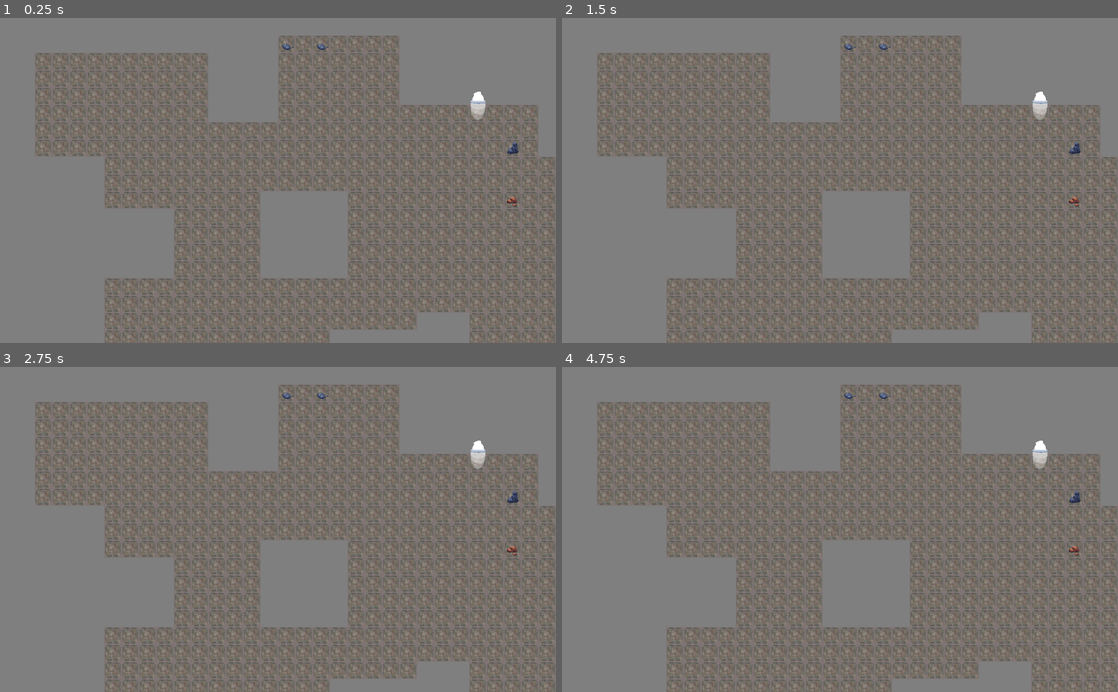
Above: before the commit, frames 1-4 (two rows, left to right).
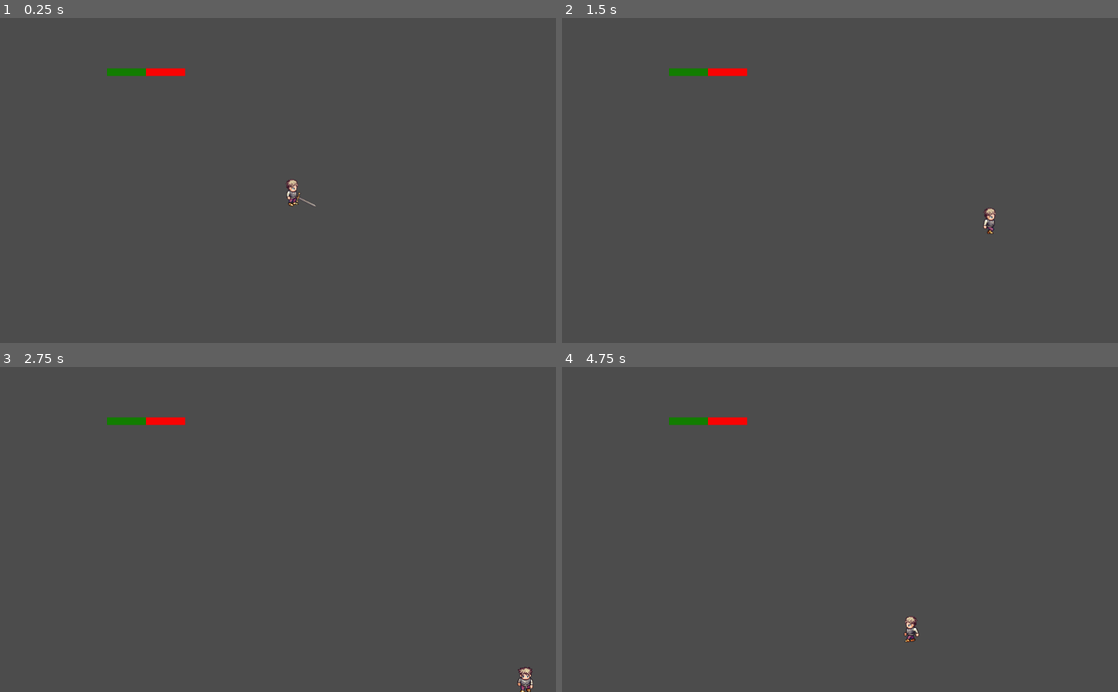
Above: after the commit, the same moments.

Repository: MLaurentys/GGJ2020
Game: Godot game, scene res://Tests/PlayerTest.tscn
The game is run twice, just before and just after one commit, with the same random seed, the same clock (stepped at 60 frames per second) and the same inputs. Before the commit the project starts from res://Game.tscn.
Inputs (mouse positions are in pixels of both pictures, inside the frame that each line leads up to):
- Up to frame 1 (0.25 s): no input
- Up to frame 2 (1.5 s): tap Enter at 0.5 s; move the mouse to (962, 164) at 0.52 s; hold Right (ui_right) 0.53-1.28 s; tap Space (ui_select) at 0.6, 0.77, 1.07, 1.35 s; click (962, 164) at 0.67 s; move the mouse to (728, 196) at 1.27 s; hold Down (ui_down) from 1.28 s (still down)
- Up to frame 3 (2.75 s): tap Space (ui_select) at 1.52, 1.82, 2.1 s; move the mouse to (333, 458) at 2.02 s; release Down (ui_down) at 2.03 s; hold Right (ui_right) from 2.03 s (still down)
- Up to frame 4 (4.75 s): tap Space (ui_select) at 2.75, 2.85, 3.02, 3.32, 3.6, 3.77, 4.07, 4.25, 4.35, 4.52 s; move the mouse to (812, 594) at 2.77 s; release Right (ui_right) at 2.78 s; hold Up (ui_up) 2.78-3.53 s; click (812, 594) at 2.92 s; tap Enter at 3.5 s; move the mouse to (1006, 578) at 3.52 s; hold Left (ui_left) from 3.53 s (still down); move the mouse to (673, 480) at 4.27 s

The runs differ from the first frame. In frame 1, 96% of the frame differs, in the area x 0-100%, y 0-100%; in frame 2, 96%; in frame 3, 96%; in frame 4, 96%.

Commit message:
implemented animations

Diff:
--- a/project/Characters/Player/Player.gd
+++ b/project/Characters/Player/Player.gd
@@ -38,21 +38,31 @@
 #    emit_signal("player_died")
 		get_tree().paused = true
 
-#Handle Attack input
+#Handle Input
 func _input(event: InputEvent) -> void:
 	if event is InputEventMouseButton:
 		if event.pressed and not dashing:
 	#      emit_signal("player_attack")
 			attacking = true
 			direction = Vector2(0, 0)
-
 			var damage_box = DAMAGE_BOX_SCN.instance()
 			damage_box.init(self)
 			var attack_angle = get_closest_cardinal_angle(self.look_angle)
+			print(attack_angle)
 			var attack_offset = Vector2(50,0).rotated(attack_angle)
 			damage_box.position = self.position + $AttackOrigin.position + attack_offset
 			get_parent().add_child(damage_box)
-#			$Sprite.strike(attack_offset)
+			if (attack_angle > 1.0):
+				if (attack_angle > 2.0):
+					$Sprite/AnimationPlayer.current_animation = "Attack_Left"
+				else:
+					$Sprite/AnimationPlayer.current_animation = "Attack_Downward"
+			else:
+				if (attack_angle < -0.5):
+					$Sprite/AnimationPlayer.current_animation = "Attack_Upward"
+				else:
+					$Sprite/AnimationPlayer.current_animation = "Attack_Right"
+			$Sprite/AnimationPlayer.play()
 
 func get_closest_cardinal_angle(angle):
 	if angle >= -PI/4 and angle <= PI/4:
@@ -63,6 +73,7 @@
 		return PI
 	elif angle >= -3*PI/4 and angle <= -PI/4:
 		return -PI/2
+
 
 #func receive_damage(damage: int, vector: Vector2, attack_phase: int = 0):
 #  if damage > 0 and !self.is_invulnerable:
@@ -93,31 +104,41 @@
 	if Input.is_action_just_pressed("ui_select") and not attacking and can_dash:
 		if Input.is_action_pressed("ui_up") and !Input.is_action_pressed("ui_left") and !Input.is_action_pressed("ui_right"):
 			dash_direction = Vector2(0,-1)
+			$Sprite/AnimationPlayer.current_animation = "Dash_Upward"
 			setup_dash()
 		elif Input.is_action_pressed("ui_up") and Input.is_action_pressed("ui_left") and !Input.is_action_pressed("ui_right"):
 			dash_direction = Vector2(-1,-1)
+			$Sprite/AnimationPlayer.current_animation = "Dash_Left"
 			setup_dash()
 		elif !Input.is_action_pressed("ui_up") and Input.is_action_pressed("ui_left") and !Input.is_action_pressed("ui_down"):
 			dash_direction = Vector2(-1,0)
+			$Sprite/AnimationPlayer.current_animation = "Dash_Left"
 			setup_dash()
 		elif Input.is_action_pressed("ui_left") and Input.is_action_pressed("ui_down") and !Input.is_action_pressed("ui_right"):
 			dash_direction = Vector2(-1,1)
+			$Sprite/AnimationPlayer.current_animation = "Dash_Left"
 			setup_dash()
 		elif !Input.is_action_pressed("ui_left") and Input.is_action_pressed("ui_down") and !Input.is_action_pressed("ui_right"):
 			dash_direction = Vector2(0,1)
+			$Sprite/AnimationPlayer.current_animation = "Dash_Downward"
 			setup_dash()
 		elif !Input.is_action_pressed("ui_left") and Input.is_action_pressed("ui_down") and Input.is_action_pressed("ui_right"):
 			dash_direction = Vector2(1,1)
+			$Sprite/AnimationPlayer.current_animation = "Dash_Right"
 			setup_dash()
 		elif Input.is_action_pressed("ui_right") and !Input.is_action_pressed("ui_down") and !Input.is_action_pressed("ui_up"):
 			dash_direction = Vector2(1,0)
+			$Sprite/AnimationPlayer.current_animation = "Dash_Right"
 			setup_dash()
 		elif !Input.is_action_pressed("ui_left") and Input.is_action_pressed("ui_up") and Input.is_action_pressed("ui_right"):
 			dash_direction = Vector2(1,-1)
+			$Sprite/AnimationPlayer.current_animation = "Dash_Right"
 			setup_dash()
 		else:
 			dash_direction = Vector2(0,1)
+			$Sprite/AnimationPlayer.current_animation = "Dash_Downward"
 			setup_dash()
+		$Sprite/AnimationPlayer.play()
 
 func setup_dash():
 	#$Sprite/SFXDash.pitch_scale = randf() + 1.0
--- a/project/Characters/Player/Player.tscn
+++ b/project/Characters/Player/Player.tscn
@@ -19,8 +19,7 @@
 "values": [ 63, 64, 65, 66, 67, 68 ]
 }
 
-[sub_resource type="Animation" id=1]
-resource_name = "Attack_Left"
+[sub_resource type="Animation" id=2]
 length = 0.6
 tracks/0/type = "value"
 tracks/0/path = NodePath(".:frame")
@@ -35,10 +34,9 @@
 "values": [ 54, 55, 56, 57, 58, 59 ]
 }
 
-[sub_resource type="Animation" id=15]
+[sub_resource type="Animation" id=3]
 resource_name = "Attack_Right"
 length = 0.8
-loop = true
 tracks/0/type = "value"
 tracks/0/path = NodePath(".:frame")
 tracks/0/interp = 1
@@ -67,8 +65,7 @@
 "values": [ 45, 46, 47, 48, 49, 50 ]
 }
 
-[sub_resource type="Animation" id=2]
-resource_name = "Dash_Downward"
+[sub_resource type="Animation" id=5]
 length = 0.15
 tracks/0/type = "value"
 tracks/0/path = NodePath(".:frame")
@@ -83,8 +80,7 @@
 "values": [ 25 ]
 }
 
-[sub_resource type="Animation" id=3]
-resource_name = "Dash_Left"
+[sub_resource type="Animation" id=6]
 length = 0.15
 tracks/0/type = "value"
 tracks/0/path = NodePath(".:frame")
@@ -99,8 +95,7 @@
 "values": [ 14 ]
 }
 
-[sub_resource type="Animation" id=4]
-resource_name = "Dash_Right"
+[sub_resource type="Animation" id=7]
 length = 0.15
 tracks/0/type = "value"
 tracks/0/path = NodePath(".:frame")
@@ -115,8 +110,7 @@
 "values": [ 30 ]
 }
 
-[sub_resource type="Animation" id=5]
-resource_name = "Dash_Upward"
+[sub_resource type="Animation" id=8]
 length = 0.15
 tracks/0/type = "value"
 tracks/0/path = NodePath(".:frame")
@@ -131,8 +125,7 @@
 "values": [ 3 ]
 }
 
-[sub_resource type="Animation" id=6]
-resource_name = "Death"
+[sub_resource type="Animation" id=9]
 length = 2.7
 tracks/0/type = "value"
 tracks/0/path = NodePath(".:frame")
@@ -252,27 +245,27 @@
 offset = Vector2( 1, 0 )
 vframes = 13
 hframes = 9
-frame = 68
+frame = 72
 
 [node name="AnimationPlayer" type="AnimationPlayer" parent="Sprite" index="0"]
-anims/Attack_Downward = SubResource( 14 )
-anims/Attack_Left = SubResource( 1 )
-anims/Attack_Right = SubResource( 15 )
-anims/Attack_Upward = SubResource( 16 )
-anims/Dash_Downward = SubResource( 2 )
-anims/Dash_Left = SubResource( 3 )
-anims/Dash_Right = SubResource( 4 )
-anims/Dash_Upward = SubResource( 5 )
-anims/Death = SubResource( 6 )
-anims/Reconstruct = SubResource( 7 )
-anims/Rest = SubResource( 13 )
-anims/Walk_Downward = SubResource( 8 )
-anims/Walk_Leftward = SubResource( 9 )
-anims/Walk_Rightward = SubResource( 10 )
-anims/Walk_Upward = SubResource( 11 )
+anims/Attack_Downward = SubResource( 1 )
+anims/Attack_Left = SubResource( 2 )
+anims/Attack_Right = SubResource( 3 )
+anims/Attack_Upward = SubResource( 4 )
+anims/Dash_Downward = SubResource( 5 )
+anims/Dash_Left = SubResource( 6 )
+anims/Dash_Right = SubResource( 7 )
+anims/Dash_Upward = SubResource( 8 )
+anims/Death = SubResource( 9 )
+anims/Reconstruct = SubResource( 10 )
+anims/Rest = SubResource( 11 )
+anims/Walk_Downward = SubResource( 12 )
+anims/Walk_Leftward = SubResource( 13 )
+anims/Walk_Rightward = SubResource( 14 )
+anims/Walk_Upward = SubResource( 15 )
 
 [node name="CollisionShape2D" type="CollisionShape2D" parent="." index="1"]
-shape = SubResource( 12 )
+shape = SubResource( 16 )
 
 [node name="DashTimer" type="Timer" parent="." index="2"]
 one_shot = true
@@ -290,7 +283,6 @@
 [node name="Area2D" type="Area2D" parent="." index="6"]
 
 [node name="CollisionShape2D" type="CollisionShape2D" parent="Area2D" index="0"]
-shape = SubResource( 2 )
 
 [node name="ContactCooldown" type="Timer" parent="." index="7"]
 process_mode = 0
--- a/project/project.godot
+++ b/project/project.godot
@@ -39,7 +39,7 @@
 [application]
 
 config/name="ggj2020"
-run/main_scene="res://Game.tscn"
+run/main_scene="res://Tests/PlayerTest.tscn"
 config/icon="res://icon.png"
 
 [autoload]
Not shown: 9 places in project/Characters/Player/Player.tscn that only renumber resources
